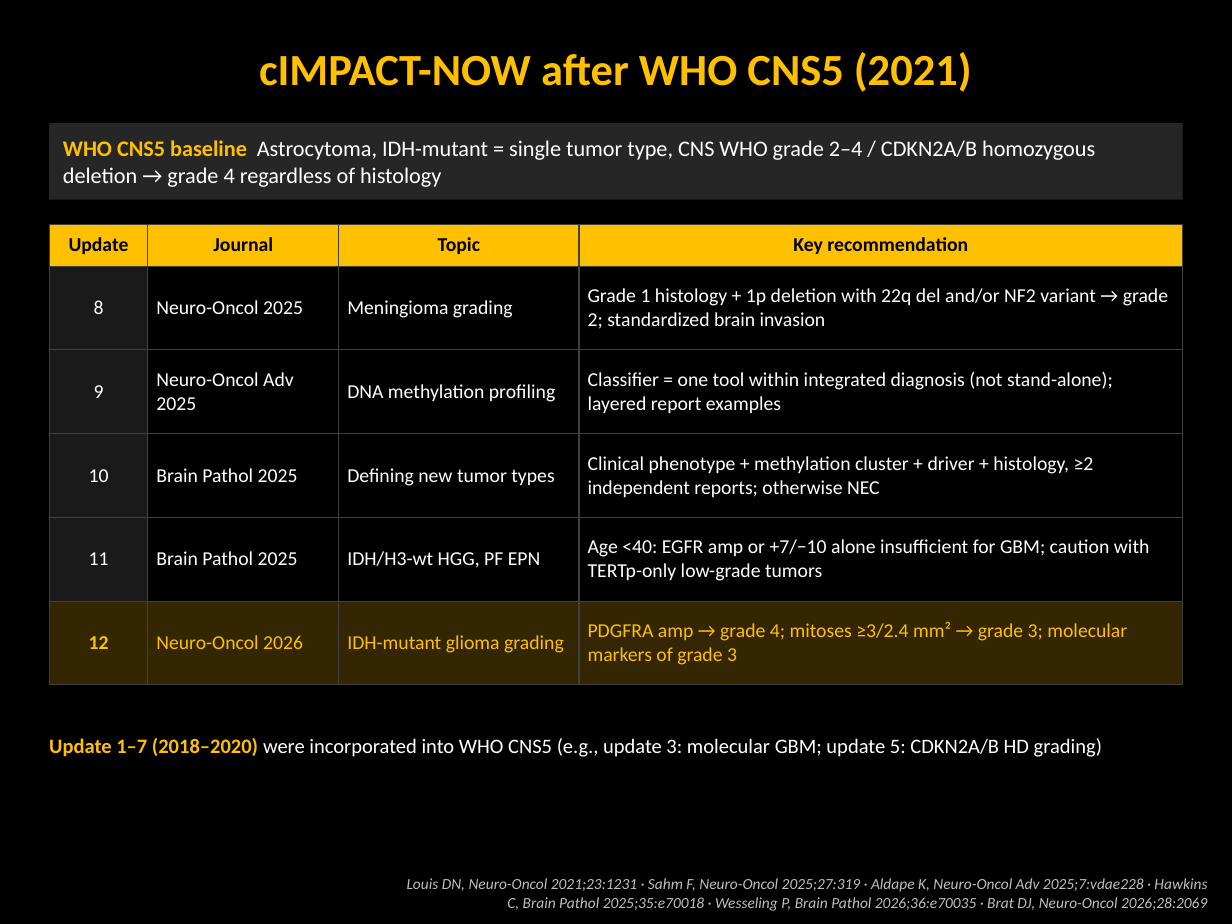
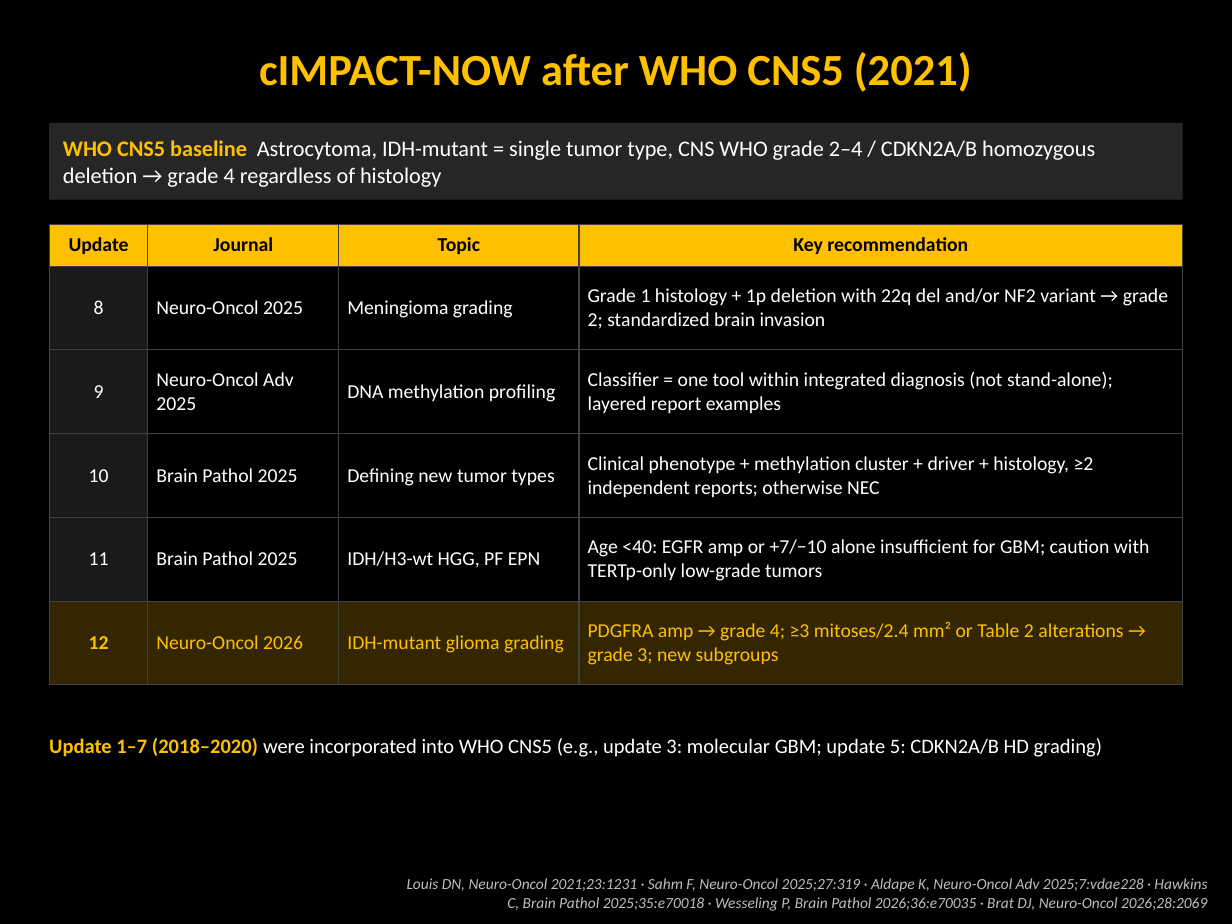
Before and after one commit to KSY-radiology/test-repro, a slide deck: slide 1 of deck/cIMPACT-NOW_update12_disease_review.pptx. Drawn at 1232x924 pixels with LibreOffice and Linux fonts; fonts in the diff are those of the drawing. Boxes give left, top, right and bottom in pixels: in the first picture for what was removed or moved away, otherwise in the second. Text is boxed around its words. In the diff, an @@ line names an element or a change of style, - is before the commit and + after.

```diff
--- a/deck/cIMPACT-NOW_update12_disease_review.pptx
+++ b/deck/cIMPACT-NOW_update12_disease_review.pptx
@@ table at box(49, 224, 1183, 669) @@
-row 6, column 4: PDGFRA amp → grade 4; mitoses ≥3/2.4 mm² → grade 3; molecular markers of grade 3
+row 6, column 4: PDGFRA amp → grade 4; ≥3 mitoses/2.4 mm² or Table 2 alterations → grade 3; new subgroups
```
Also in this commit, not shown: 3 other slides changed, 3 other files.
